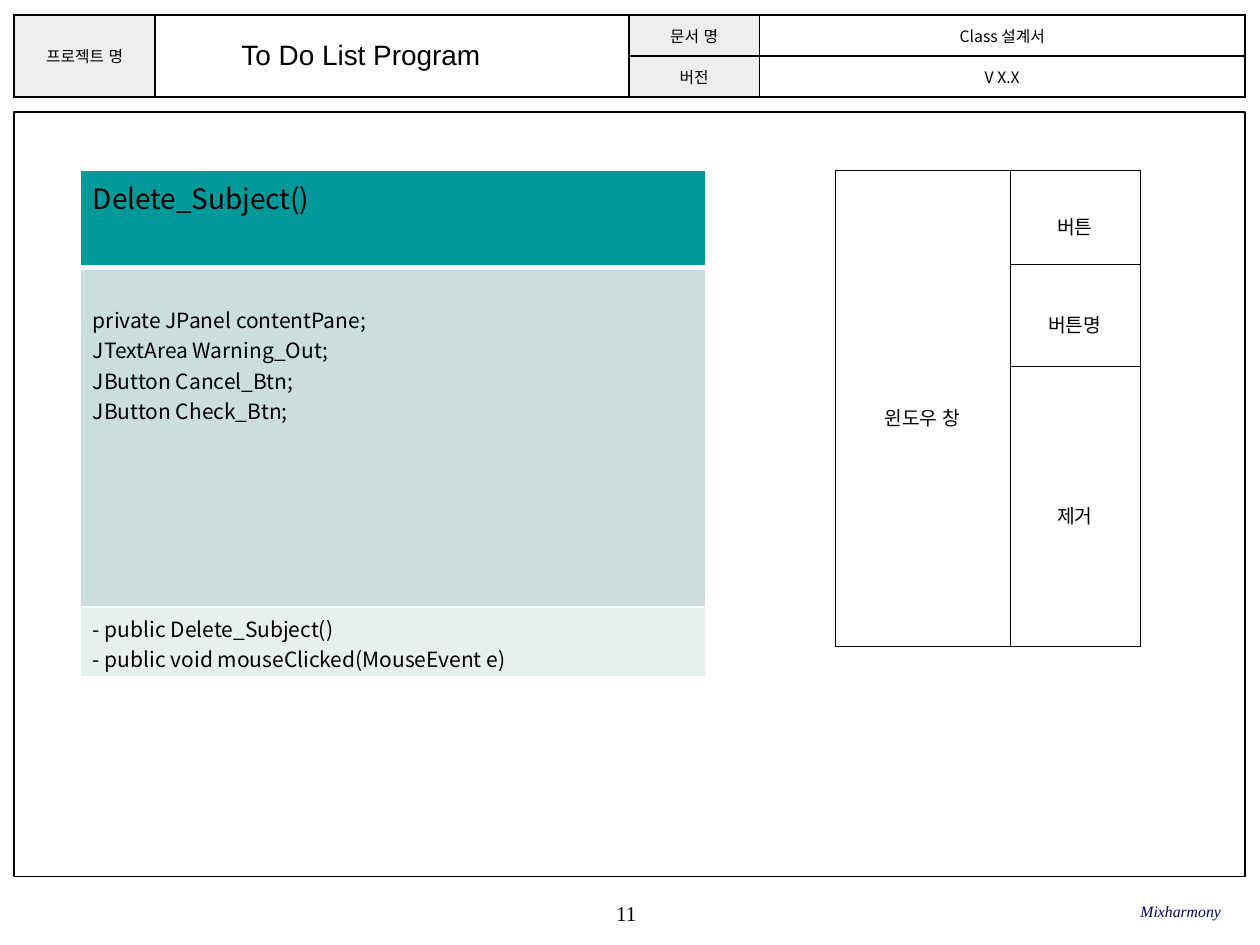
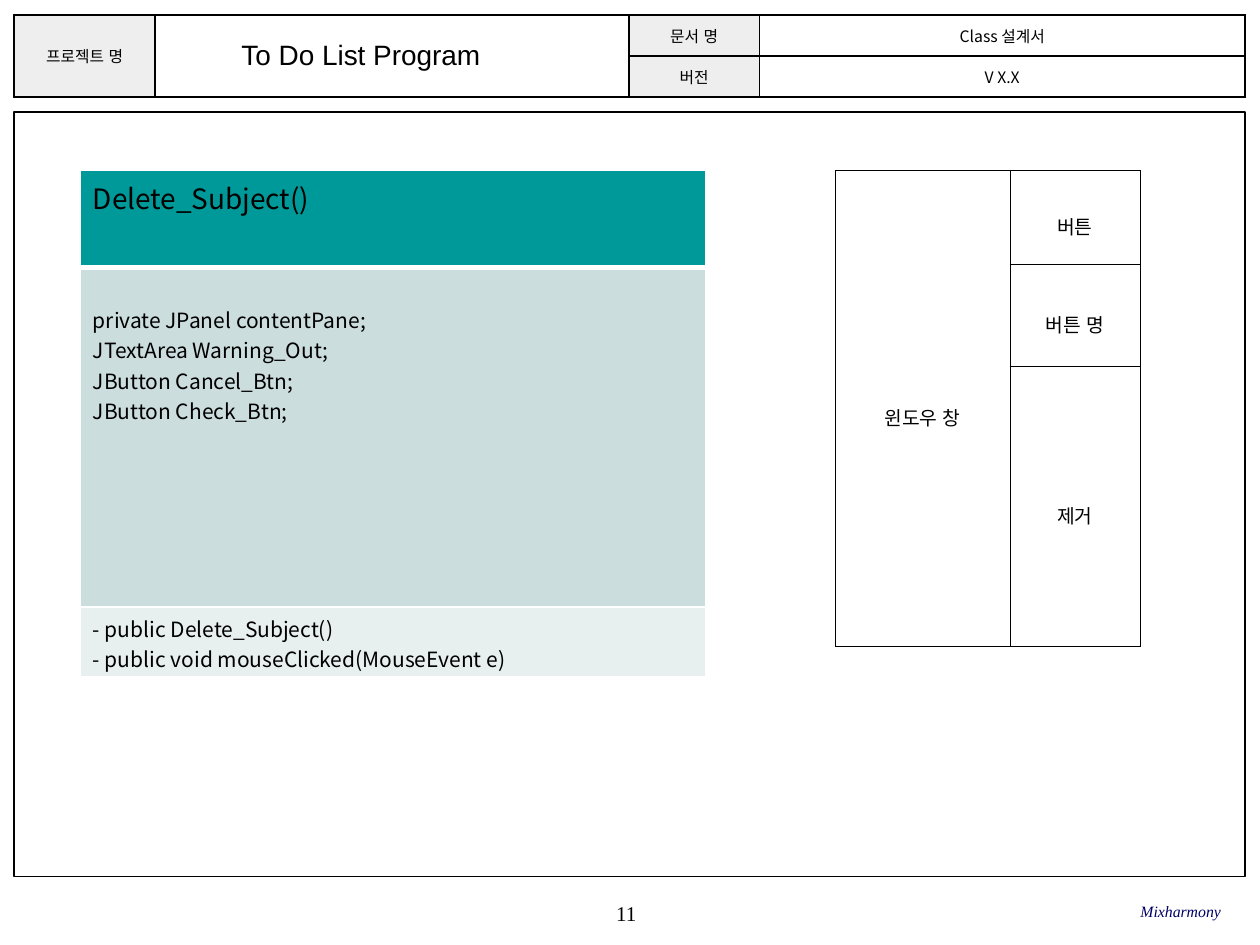
Before and after one commit to SE-admin/SE2017_2_mixharmony, a slide deck: slide 11 of doc/3_ 설계서/Class Design.pptx. Drawn at 1260x945 pixels with LibreOffice and Linux fonts; fonts in the diff are those of the drawing; background and template pictures are left out. Boxes give left, top, right and bottom in pixels: in the first picture for what was removed or moved away, otherwise in the second. Text is boxed around its words. In the diff, an @@ line names an element or a change of style, - is before the commit and + after.

```diff
--- a/doc/3_ 설계서/Class Design.pptx
+++ b/doc/3_ 설계서/Class Design.pptx
@@ table at <box>835,170,1140,646</box> @@
-row 2, column 2: 버튼명
+row 2, column 2: 버튼 명
```
Also in this commit, not shown: 12 other slides changed.
